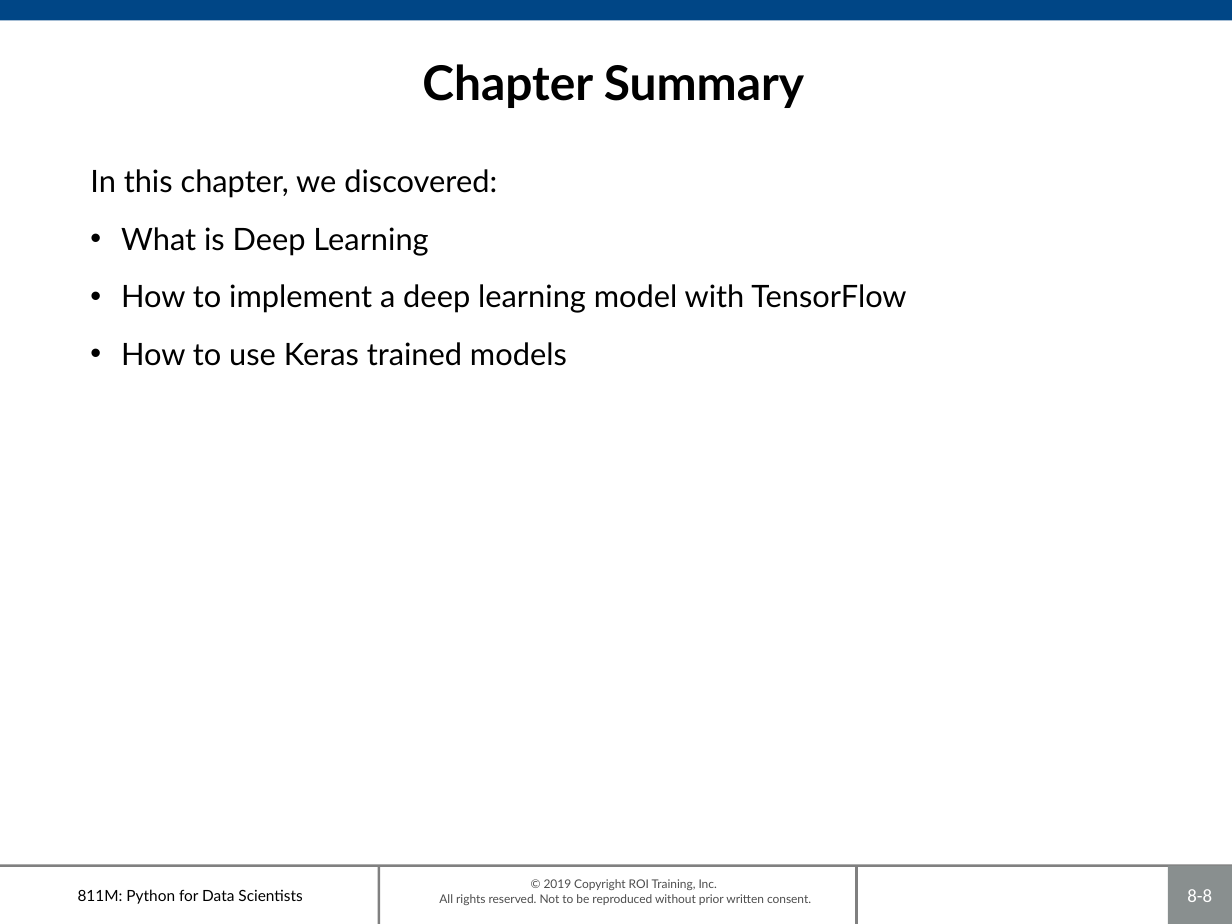
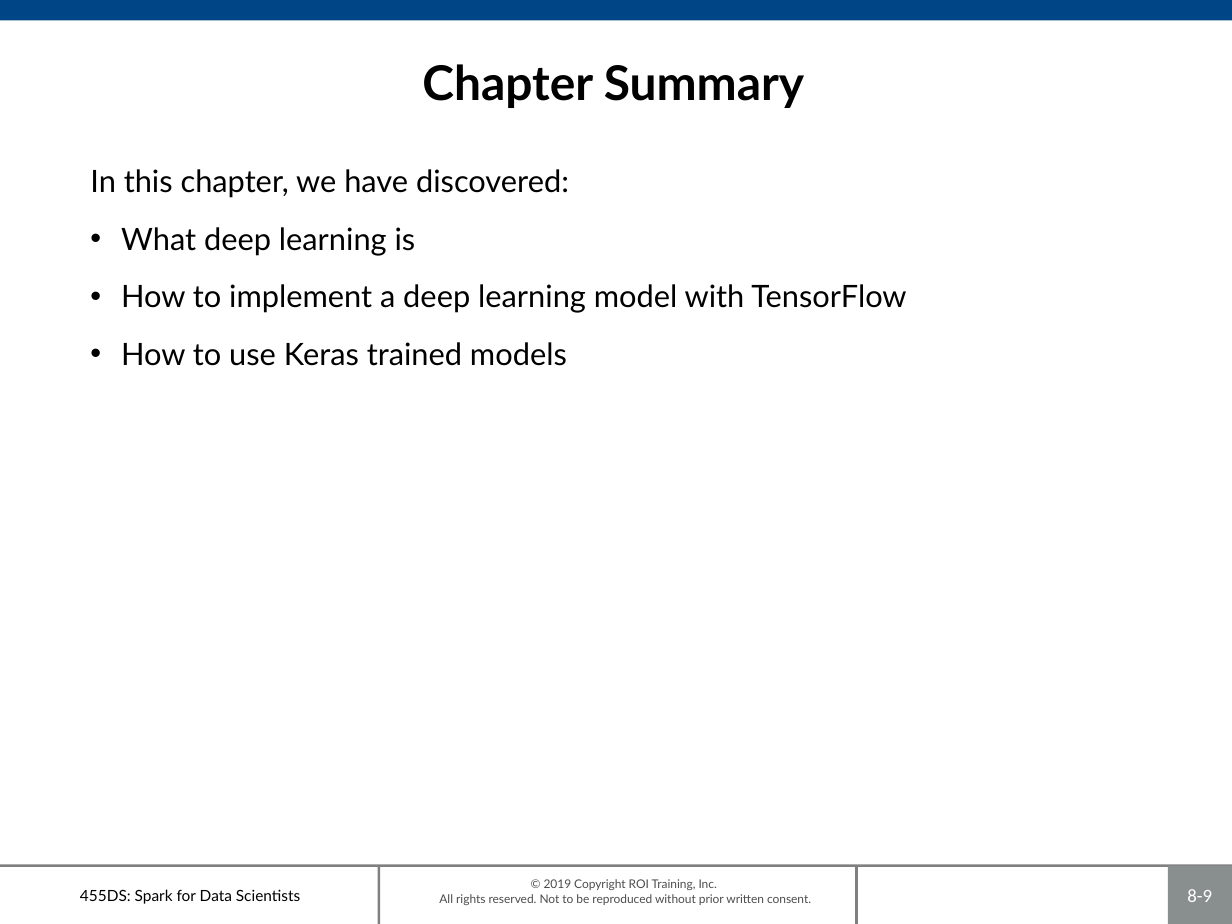
Before and after one commit to roitraining/SparkforDataScientists, a slide deck: slide 9 of 455DS-Ch08_DeepLearning.pptx (slide 8 before the commit). Drawn at 1232x924 pixels with LibreOffice and Linux fonts; fonts in the diff are those of the drawing; background and template pictures are left out. Boxes give left, top, right and bottom in pixels: in the first picture for what was removed or moved away, otherwise in the second. Text is boxed around its words. In the diff, an @@ line names an element or a change of style, - is before the commit and + after.

```diff
--- a/455DS-Ch08_DeepLearning.pptx
+++ b/455DS-Ch08_DeepLearning.pptx
@@ text at (90,169,569,256): text changed @@
-In this chapter, we discovered:
-• What is Deep Learning
+In this chapter, we have discovered:
+• What deep learning is
@@ text at (80,889,300,904): text changed @@
-811M: Python for Data Scientists
+455DS: Spark for Data Scientists
@@ page number at (1187,889,1212,902): text changed @@
-8-8
+8-9
```
Also in this commit, not shown: 7 other slides changed, 1 slide added, 10 other files.
